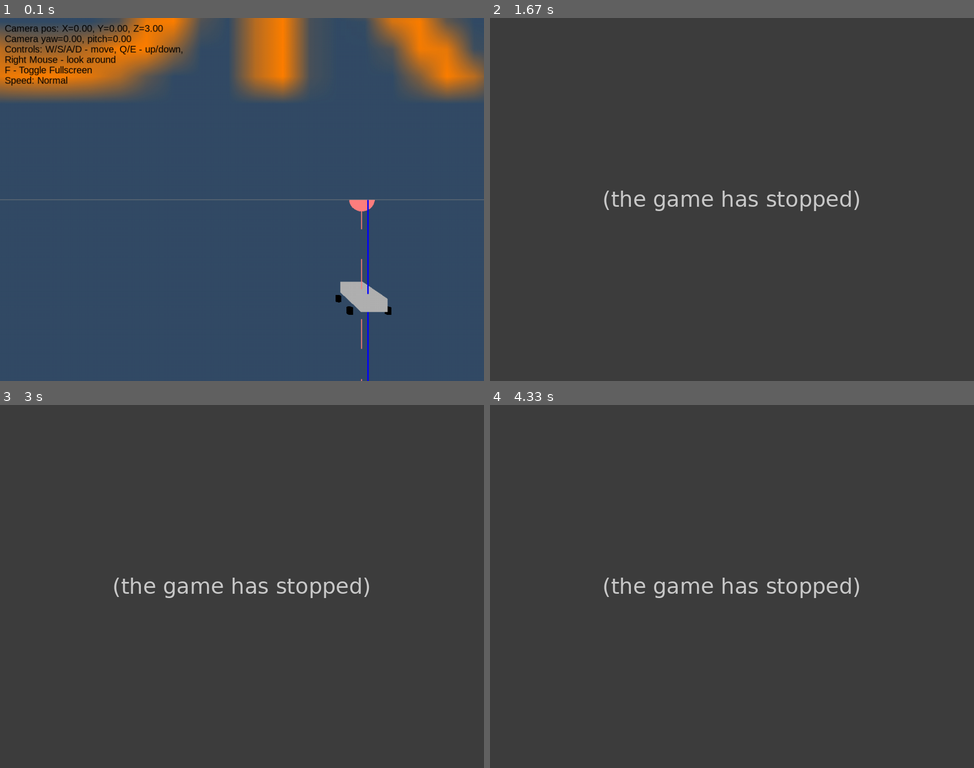
Above: before the commit, frames 1-4 (two rows, left to right).
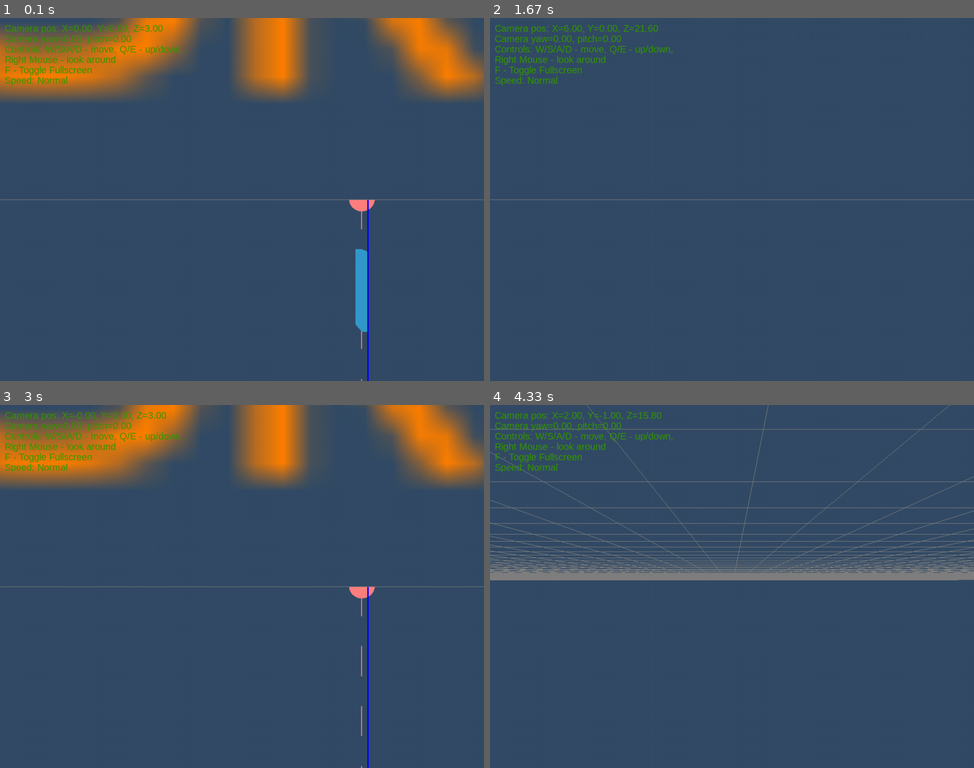
Above: after the commit, the same moments.

Repository: mike7109/Mine3DExplorer
Game: pygame game, started from main.py
Two runs of this game, one before a commit and one after it. Both use one fixed random seed, a clock stepped at 60 frames per second and the inputs below.
Inputs (mouse positions are in pixels of both pictures, inside the frame that each line leads up to):
- Up to frame 1 (0.1 s): no input
- Up to frame 2 (1.67 s): hold D 0.33-0.8 s; move the mouse to (712, 214) at 0.37 s; hold W 0.83-1.13 s; hold D 1.17-1.63 s
- Up to frame 3 (3 s): hold A 1.67-2.2 s; hold S 2.23-2.53 s; hold A 2.57-2.97 s
- Up to frame 4 (4.33 s): hold W 3-3.37 s; tap E at 3.15 s; hold D 3.4-4.03 s; hold S from 4.07 s (still down)

The runs differ from the first frame. In frame 1, 2.3% of the frame differs, in the area x 1-81%, y 1-87%; in frame 2, 100%, in the area x 0-100%, y 0-100%; in frame 3, 99%; in frame 4, 100%.
Error before the commit: ValueError: Projection failed! (utils.py line 18); the game stopped at 0.87 s (later frames are placeholders)

Commit message:
добавил телеги

Diff:
--- a/config.py
+++ b/config.py
@@ -13,7 +13,7 @@
 camera_yaw = 0.0
 camera_pitch = 0.0
 
-MOVE_SPEED = 0.05
+MOVE_SPEED = 0.2
 MOUSE_SENSITIVITY = 0.1
 
 # Лимиты pitch
--- a/renderer_3d.py
+++ b/renderer_3d.py
@@ -7,7 +7,7 @@
 import utils
 import pygame
 
-# Инициализируем Quadric объект для отрисовки сфер
+# Инициализируем Quadric объект для отрисовки цилиндров (может потребоваться удалить, если колёса больше не нужны)
 quadric = gluNewQuadric()
 
 # Инициализируем шрифт Pygame
@@ -17,6 +17,33 @@
 # Кэш текстур для названий
 text_texture_cache = {}
 
+
+def cross_product(v1, v2):
+    """Вычисляет векторное произведение двух векторов."""
+    x = v1[1] * v2[2] - v1[2] * v2[1]
+    y = v1[2] * v2[0] - v1[0] * v2[2]
+    z = v1[0] * v2[1] - v1[1] * v2[0]
+    return (x, y, z)
+
+
+def compute_yaw_pitch(direction):
+    """
+    Вычисляет углы yaw и pitch из вектора направления.
+
+    direction: кортеж (dx, dy, dz)
+    Возвращает: (yaw, pitch) в градусах
+    """
+    dx, dy, dz = direction
+    # Вычисляем yaw (угол вокруг Y)
+    yaw_rad = math.atan2(dx, dz)
+    yaw = math.degrees(yaw_rad)
+
+    # Вычисляем pitch (угол вверх/вниз)
+    horizontal_length = math.sqrt(dx ** 2 + dz ** 2)
+    pitch_rad = math.atan2(dy, horizontal_length)
+    pitch = math.degrees(pitch_rad)
+
+    return yaw, pitch
 
 def get_text_texture(text, color=(255, 255, 0)):
     key = (text, color)
@@ -91,76 +118,74 @@
     glDisable(GL_BLEND)
 
 def draw_trolley(trolley):
-    """Рисуем упрощённую вагонетку параллельно линии оборудования с вращающимися колёсами."""
+    """Рисуем мини-поезд из трёх тонких прямоугольников с корректной ориентацией."""
     position = trolley.get_position()
-    x, y, z = position
-
-    # Получаем направление движения для ориентации
     direction = trolley.get_direction_vector()
 
-    # Вычисляем угол поворота на основе направления
-    angle = math.degrees(math.atan2(direction[0], direction[2]))  # atan2(X, Z)
+    # Вычисляем yaw и pitch из вектора направления
+    yaw, pitch = compute_yaw_pitch(direction)
 
     glPushMatrix()
-    glTranslatef(x, y, z)
-    glRotatef(-angle, 0, 1, 0)  # Поворачиваем вагонетку вдоль линии
-
-    # Устанавливаем цвет вагоночки
-    glColor3f(0.7, 0.7, 0.7)  # Серый цвет
-
-    # Рисуем основной прямоугольный блок
-    glBegin(GL_QUADS)
-    # Передняя грань
-    glVertex3f(-0.5, 0.0, -0.2)
-    glVertex3f(0.5, 0.0, -0.2)
-    glVertex3f(0.5, 0.0, 0.2)
-    glVertex3f(-0.5, 0.0, 0.2)
-    # Задняя грань
-    glVertex3f(-0.5, -0.2, -0.2)
-    glVertex3f(0.5, -0.2, -0.2)
-    glVertex3f(0.5, -0.2, 0.2)
-    glVertex3f(-0.5, -0.2, 0.2)
-    # Боковые грани
-    glVertex3f(-0.5, 0.0, -0.2)
-    glVertex3f(0.5, 0.0, -0.2)
-    glVertex3f(0.5, -0.2, -0.2)
-    glVertex3f(-0.5, -0.2, -0.2)
-
-    glVertex3f(0.5, 0.0, -0.2)
-    glVertex3f(0.5, 0.0, 0.2)
-    glVertex3f(0.5, -0.2, 0.2)
-    glVertex3f(0.5, -0.2, -0.2)
-
-    glVertex3f(0.5, 0.0, 0.2)
-    glVertex3f(-0.5, 0.0, 0.2)
-    glVertex3f(-0.5, -0.2, 0.2)
-    glVertex3f(0.5, -0.2, 0.2)
-
-    glVertex3f(-0.5, 0.0, 0.2)
-    glVertex3f(-0.5, 0.0, -0.2)
-    glVertex3f(-0.5, -0.2, -0.2)
-    glVertex3f(-0.5, -0.2, 0.2)
-    glEnd()
-
-    # Рисуем колёса как цилиндры
-    wheel_radius = 0.05
-    wheel_length = 0.1
-    glColor3f(0, 0, 0)  # Черный цвет колёс
-
-    # Позиции колёс относительно центра вагонетки
-    wheel_offsets = [
-        (-0.3, -0.2, -0.3),
-        (0.3, -0.2, -0.3),
-        (-0.3, -0.2, 0.3),
-        (0.3, -0.2, 0.3)
-    ]
-
-    for offset in wheel_offsets:
+    glTranslatef(*position)
+
+    # Применяем вращение: сначала pitch, затем yaw
+    glRotatef(-pitch, 1, 0, 0)  # Вращение вокруг X-оси
+    glRotatef(-yaw, 0, 1, 0)  # Вращение вокруг Y-оси
+
+    # Устанавливаем цвет мини-поезда
+    glColor3f(0.2, 0.6, 0.8)  # Например, голубой цвет
+
+    # Параметры прямоугольников
+    rect_length = 0.3  # Длина каждого прямоугольника
+    rect_height = 0.1  # Высота прямоугольника (тонкий)
+    rect_depth = 1.3  # Глубина прямоугольника
+
+    spacing = 0.05  # Расстояние между прямоугольниками
+
+    # Координаты для трёх прямоугольников
+    for i in range(1):
         glPushMatrix()
-        glTranslatef(*offset)
-        glRotatef(90, 1, 0, 0)  # Вращаем цилиндр, чтобы ось была по X
-        glRotatef(trolley.wheel_rotation, 0, 0, 1)  # Вращение колеса для анимации
-        gluCylinder(quadric, wheel_radius, wheel_radius, wheel_length, 12, 1)
+        # Смещаем каждый следующий прямоугольник назад по оси Z
+        glTranslatef(0, 0, -i * (rect_depth + spacing))
+
+        # Рисуем прямоугольник
+        glBegin(GL_QUADS)
+        # Верхняя грань
+        glVertex3f(-rect_length / 2, rect_height / 2, -rect_depth / 2)
+        glVertex3f(rect_length / 2, rect_height / 2, -rect_depth / 2)
+        glVertex3f(rect_length / 2, rect_height / 2, rect_depth / 2)
+        glVertex3f(-rect_length / 2, rect_height / 2, rect_depth / 2)
+
+        # Нижняя грань
+        glVertex3f(-rect_length / 2, -rect_height / 2, -rect_depth / 2)
+        glVertex3f(rect_length / 2, -rect_height / 2, -rect_depth / 2)
+        glVertex3f(rect_length / 2, -rect_height / 2, rect_depth / 2)
+        glVertex3f(-rect_length / 2, -rect_height / 2, rect_depth / 2)
+
+        # Передняя грань
+        glVertex3f(-rect_length / 2, -rect_height / 2, rect_depth / 2)
+        glVertex3f(rect_length / 2, -rect_height / 2, rect_depth / 2)
+        glVertex3f(rect_length / 2, rect_height / 2, rect_depth / 2)
+        glVertex3f(-rect_length / 2, rect_height / 2, rect_depth / 2)
+
+        # Задняя грань
+        glVertex3f(-rect_length / 2, -rect_height / 2, -rect_depth / 2)
+        glVertex3f(rect_length / 2, -rect_height / 2, -rect_depth / 2)
+        glVertex3f(rect_length / 2, rect_height / 2, -rect_depth / 2)
+        glVertex3f(-rect_length / 2, rect_height / 2, -rect_depth / 2)
+
+        # Боковые грани
+        glVertex3f(-rect_length / 2, -rect_height / 2, -rect_depth / 2)
+        glVertex3f(-rect_length / 2, -rect_height / 2, rect_depth / 2)
+        glVertex3f(-rect_length / 2, rect_height / 2, rect_depth / 2)
+        glVertex3f(-rect_length / 2, rect_height / 2, -rect_depth / 2)
+
+        glVertex3f(rect_length / 2, -rect_height / 2, -rect_depth / 2)
+        glVertex3f(rect_length / 2, -rect_height / 2, rect_depth / 2)
+        glVertex3f(rect_length / 2, rect_height / 2, rect_depth / 2)
+        glVertex3f(rect_length / 2, rect_height / 2, -rect_depth / 2)
+        glEnd()
+
         glPopMatrix()
 
     glPopMatrix()
@@ -221,8 +246,6 @@
         # Переключаем режим рисования
         drawing = not drawing
 
-# renderer_3d.py
-
 def draw_equipment():
     """Рисуем оборудование как пунктирные линии с сферами и названиями."""
     glLineWidth(2.0)
@@ -310,6 +333,6 @@
     draw_equipment()
     draw_work_places()
 
-    # Рисуем все вагонетки
+    # Рисуем все вагонетки (мини-поезда)
     for trolley in config.trolleys_list:
         draw_trolley(trolley)
